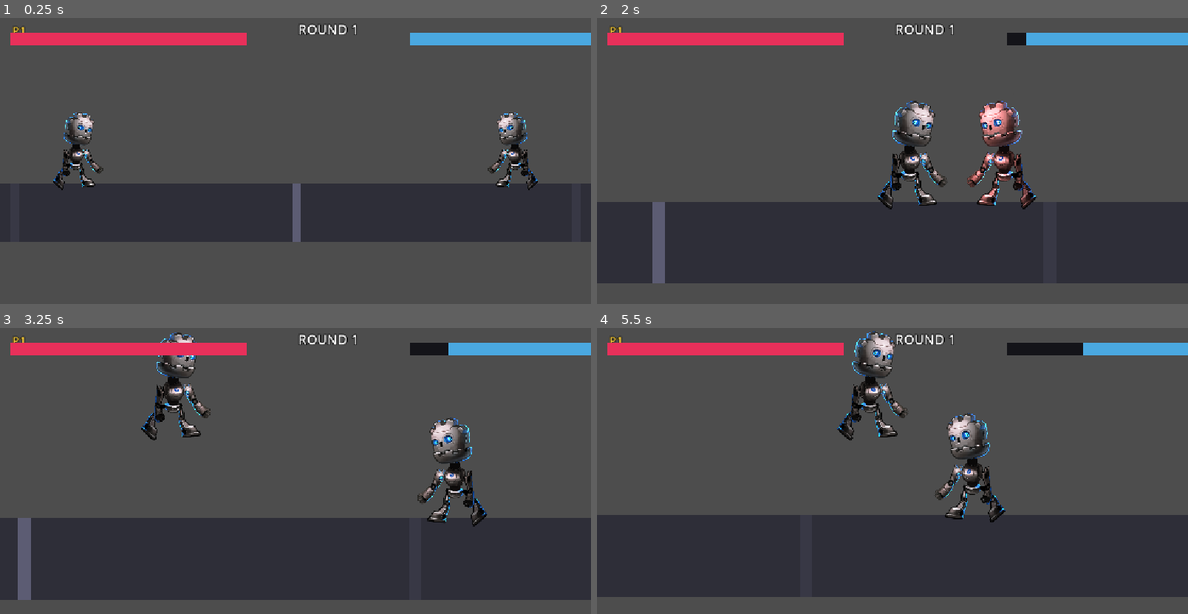
Above: before the commit, frames 1-4 (two rows, left to right).
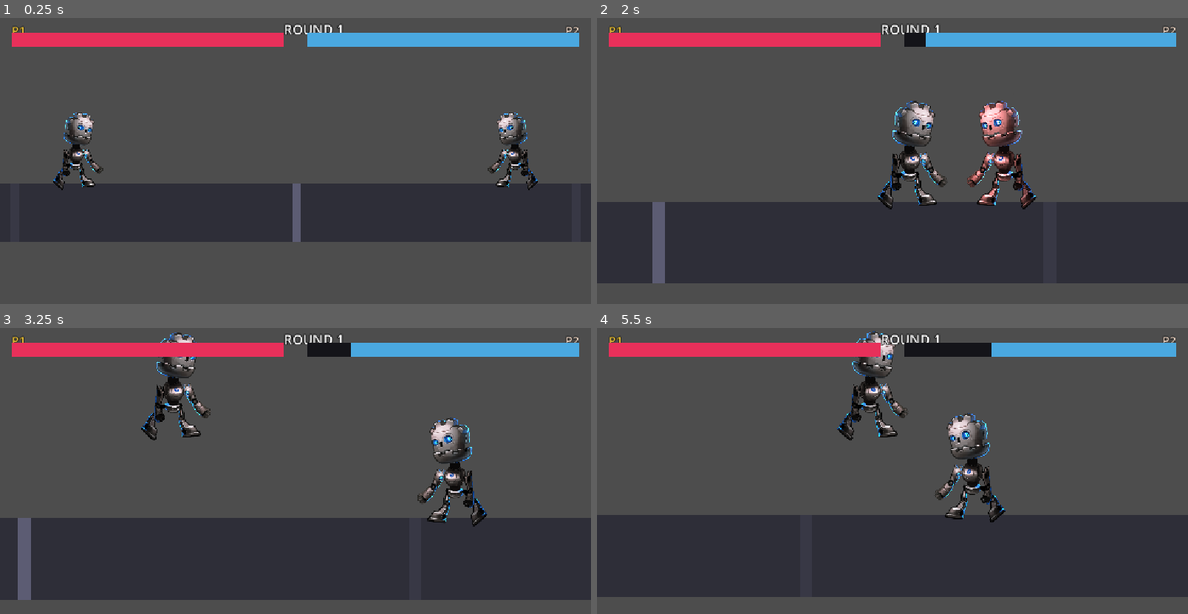
Above: after the commit, the same moments.

Repository: sausalito-labs/one-arcade
Game: Godot game, scene res://scenes/main_arena_2d.tscn
Two runs of this game, one before a commit and one after it. Both use one fixed random seed, a clock stepped at 60 frames per second and the inputs below.
Inputs:
- Up to frame 1 (0.25 s): no input
- Up to frame 2 (2 s): hold D (move_right) from 0.53 s (still down); tap J (jab) at 0.6, 1.55 s; tap Space (jump) at 0.77, 0.8, 1.07, 1.35, 1.52, 1.82 s
- Up to frame 3 (3.25 s): release D (move_right) at 2.03 s; hold A (move_left) 2.03-2.78 s; tap J (jab) at 2.1, 3.05 s; tap Space (jump) at 2.3, 3.02 s; hold D (move_right) from 2.78 s (still down); tap Shift (walk) at 2.85 s
- Up to frame 4 (5.5 s): tap Space (jump) at 3.32, 3.77, 3.8, 4.07, 4.35, 4.52, 4.82, 5.3 s; tap J (jab) at 3.6, 4.55, 5.1 s; release D (move_right) at 4.28 s; hold A (move_left) 4.28-5.03 s; hold D (move_right) from 5.03 s (still down)

The runs differ from the first frame. In frame 1, 1.9% of the frame differs, in the area x 1-100%, y 2-11%; in frame 2, 2.0%; in frame 3, 2.2%; in frame 4, 2.5%, in the area x 1-100%, y 1-11%.

Commit message:
feat: responsive full-width HP bars + mobile-only touch controls
- HUD bars now scale to viewport width (edge-to-edge on desktop and phone)
- Adds d-pad (left/right) + JAB/JUMP buttons as a CanvasLayer overlay
- Controls feed the same Input actions as the keyboard; hidden on desktop
  via coarse-pointer detection (matchMedia), shown on touch devices
- Verified in headless mobile emulation: walk, jab, hitstun, knockback and
  KO all work through on-screen buttons

Diff:
--- a/scenes/main_arena_2d.tscn
+++ b/scenes/main_arena_2d.tscn
@@ -3,6 +3,7 @@
 [ext_resource type="PackedScene" uid="uid://c8av6e2xj4of2" path="res://player_robot/player.tscn" id="1_u3vbg"]
 [ext_resource type="Script" path="res://src/fight_camera.gd" id="2_fight"]
 [ext_resource type="Script" path="res://src/fight_hud.gd" id="3_hud"]
+[ext_resource type="Script" path="res://src/touch_controls.gd" id="4_touch"]
 
 [sub_resource type="RectangleShape2D" id="RectangleShape2D_pwk2c"]
 size = Vector2(4000, 40)
@@ -255,3 +256,7 @@
 [node name="FightHud" type="CanvasLayer" parent="."]
 layer = 10
 script = ExtResource("3_hud")
+
+[node name="TouchControls" type="CanvasLayer" parent="."]
+layer = 20
+script = ExtResource("4_touch")
--- a/src/fight_hud.gd
+++ b/src/fight_hud.gd
@@ -1,17 +1,20 @@
 class_name FightHud
 extends CanvasLayer
 
-## Arcade fight HUD: two mortale-kombat-style health bars (P1 left, P2 right)
+## Arcade fight HUD: two mortal-combat-style health bars (P1 left, P2 right)
 ## with names above, plus a center round label and KO overlay.
-## Built entirely from Control nodes; no textures required.
+## Layout is responsive: bar widths track the viewport so they span the
+## device screen on desktop and mobile alike. Built from Control nodes only.
 
-const BAR_WIDTH := 460.0
-const BAR_HEIGHT := 24.0
+const MARGIN_F := 0.02
+const CENTER_GAP_F := 0.04
+const BAR_HEIGHT := 26.0
 const BAR_TOP := 30.0
 const BAR_COLORS := {1: Color("#e8305a"), 2: Color("#4aa8e0")}
 const NAME_COLORS := {1: Color("#ffd23f"), 2: Color("#ffe8d6")}
 
 var _fills: Dictionary = {}
+var _frames: Dictionary = {}
 var _names: Dictionary = {}
 var _ko_label: Label
 var _round_label: Label
@@ -20,13 +23,11 @@
 func _ready() -> void:
 	layer = 10
 	_build()
+	_relayout()
+	get_viewport().size_changed.connect(_relayout)
 	FightSystem.health_changed.connect(func(fid: int, hp: float) -> void:
 		if _fills.has(fid):
-			var new_width: float = BAR_WIDTH * (hp / FightSystem.MAX_HEALTH)
-			_fills[fid].size.x = new_width
-			# P2 bar shrinks from the left (toward center) — shift position right.
-			if fid == 2:
-				_fills[fid].position.x = 1280.0 - 20.0 - new_width
+			_update_fill(fid, hp)
 	)
 	FightSystem.fighter_ko.connect(func(fid: int) -> void:
 		_show_ko(fid)
@@ -48,7 +49,9 @@
 	round.add_theme_color_override("font_outline_color", Color("#000000"))
 	round.add_theme_constant_override("outline_size", 6)
 	round.position = Vector2(0, 4)
-	round.size = Vector2(1280, 30)
+	round.size = Vector2(1, 30)
+	round.size_flags_horizontal = Control.SIZE_EXPAND_FILL
+	round.set_anchors_preset(Control.PRESET_TOP_WIDE)
 	round.mouse_filter = Control.MOUSE_FILTER_IGNORE
 	root.add_child(round)
 	_round_label = round
@@ -63,34 +66,19 @@
 		name_label.add_theme_color_override("font_outline_color", Color("#000000"))
 		name_label.add_theme_constant_override("outline_size", 5)
 		name_label.mouse_filter = Control.MOUSE_FILTER_IGNORE
-		if is_left:
-			name_label.position = Vector2(24, 8)
-		else:
-			name_label.size = Vector2(BAR_WIDTH, 24)
+		if not is_left:
 			name_label.horizontal_alignment = HORIZONTAL_ALIGNMENT_RIGHT
-			name_label.position = Vector2(1280 - 24 - BAR_WIDTH, 8)
 		root.add_child(name_label)
 		_names[fighter_id] = name_label
 
-		# Bar frame.
 		var frame := ColorRect.new()
 		frame.color = Color(0.08, 0.08, 0.1)
-		if is_left:
-			frame.position = Vector2(20, BAR_TOP)
-		else:
-			frame.position = Vector2(1280 - 20 - BAR_WIDTH, BAR_TOP)
-		frame.size = Vector2(BAR_WIDTH, BAR_HEIGHT)
 		frame.mouse_filter = Control.MOUSE_FILTER_IGNORE
 		root.add_child(frame)
+		_frames[fighter_id] = frame
 
-		# HP fill. For P1 it drains from the right; anchor to the left edge.
 		var fill := ColorRect.new()
 		fill.color = BAR_COLORS[fighter_id]
-		fill.size = Vector2(BAR_WIDTH, BAR_HEIGHT)
-		if is_left:
-			fill.position = Vector2(20, BAR_TOP)
-		else:
-			fill.position = Vector2(1280 - 20 - BAR_WIDTH, BAR_TOP)
 		fill.mouse_filter = Control.MOUSE_FILTER_IGNORE
 		root.add_child(fill)
 		_fills[fighter_id] = fill
@@ -108,6 +96,47 @@
 	root.add_child(_ko_label)
 
 
+## Recompute layout after a resize: bars scale with the viewport so they
+## always span the screen edge-to-edge with a small symmetric margin.
+func _relayout() -> void:
+	var vw: float = get_viewport().get_visible_rect().size.x
+	var margin: float = vw * MARGIN_F
+	var gap: float = vw * CENTER_GAP_F
+	var bar_w: float = (vw - margin * 2.0 - gap) / 2.0
+	if bar_w <= 0.0:
+		return
+
+	for fighter_id: int in [1, 2]:
+		var is_left: bool = fighter_id == 1
+		var x: float = margin if is_left else vw - margin - bar_w
+
+		_frames[fighter_id].position = Vector2(x, BAR_TOP)
+		_frames[fighter_id].size = Vector2(bar_w, BAR_HEIGHT)
+		# Name label sits directly above its bar, full bar-width wide.
+		_names[fighter_id].position = Vector2(x, 8)
+		_names[fighter_id].size = Vector2(bar_w, 22)
+
+		var fill: ColorRect = _fills[fighter_id]
+		fill.position = Vector2(x, BAR_TOP)
+		fill.size = Vector2(bar_w, BAR_HEIGHT)
+		# Anchor side that must stay fixed when the bar drains toward center:
+		# P1 drains from the right (anchored left), P2 from the left (anchored right).
+		fill.set_meta("anchor_x", x if is_left else vw - margin)
+		_update_fill(fighter_id, FightSystem.health[fighter_id])
+
+
+func _update_fill(fighter_id: int, hp: float) -> void:
+	var fill: ColorRect = _fills[fighter_id]
+	var vw: float = get_viewport().get_visible_rect().size.x
+	var margin: float = vw * MARGIN_F
+	var gap: float = vw * CENTER_GAP_F
+	var bar_w: float = (vw - margin * 2.0 - gap) / 2.0
+	var new_width: float = bar_w * (hp / FightSystem.MAX_HEALTH)
+	var anchor_x: float = fill.get_meta("anchor_x")
+	fill.position.x = anchor_x - new_width if fighter_id == 2 else anchor_x
+	fill.size.x = new_width
+
+
 func _show_ko(koed_id: int) -> void:
 	var winner: int = 1 if koed_id == 2 else 2
 	_ko_label.text = "%s WINS\nKO!" % ("P1" if winner == 1 else "P2")
--- /dev/null
+++ b/src/touch_controls.gd
@@ -0,0 +1,127 @@
+class_name TouchControls
+extends CanvasLayer
+
+## Mobile-only on-screen controls: a d-pad (left/right) on the bottom-left
+## and jab/jump buttons on the bottom-right. Hidden on desktop/keyboard.
+## Feeds the same Input actions the keyboard drives, so the player code is
+## untouched. Pure Control nodes; no textures.
+
+const PAD_BTN := 72.0
+const ACT_BTN := 88.0
+const CORNER_MARGIN := 36.0
+const BTN_GAP := 16.0
+
+var _left: Button
+var _right: Button
+var _jab: Button
+var _jump: Button
+
+
+func _ready() -> void:
+	layer = 20
+	_build()
+	visible = _is_touch_device()
+	get_viewport().size_changed.connect(_relayout)
+
+
+func _is_touch_device() -> bool:
+	# Web: primary pointer is coarse on phones/tablets, fine on desktops.
+	# This is the reliable "is this a phone" signal (better than maxTouchPoints,
+	# which is >0 on touch-capable laptops too).
+	if OS.has_feature("web"):
+		var coarse: bool = JavaScriptBridge.eval("window.matchMedia('(pointer: coarse)').matches")
+		if coarse:
+			return true
+	# Native fallback (mobile builds/renderer): trust the touchscreen flag.
+	return DisplayServer.is_touchscreen_available()
+
+
+func _build() -> void:
+	var root := Control.new()
+	root.set_anchors_preset(Control.PRESET_FULL_RECT)
+	root.mouse_filter = Control.MOUSE_FILTER_IGNORE
+	add_child(root)
+
+	# D-pad: left/right. Semi-transparent so they don't hide the action.
+	_left = _make_pad("◀", Color(1, 1, 1, 0.22))
+	_left.button_down.connect(func() -> void: Input.action_press(&"move_left"))
+	_left.button_up.connect(func() -> void: Input.action_release(&"move_left"))
+	_right = _make_pad("▶", Color(1, 1, 1, 0.22))
+	_right.button_down.connect(func() -> void: Input.action_press(&"move_right"))
+	_right.button_up.connect(func() -> void: Input.action_release(&"move_right"))
+	root.add_child(_left)
+	root.add_child(_right)
+
+	# Action buttons: jab (punch) and jump, right thumb area.
+	_jab = _make_act("JAB", Color("#e8305a"))
+	_jab.pressed.connect(func() -> void:
+		Input.action_press(&"jab")
+		# Hold the pressed state long enough for a clean is_action_just_pressed
+		# frame, then release so a fresh tap registers as a new press.
+		get_tree().create_timer(0.12).timeout.connect(func() -> void:
+			Input.action_release(&"jab")
+		)
+	)
+	_jump = _make_act("JUMP", Color("#ffd23f"))
+	_jump.pressed.connect(func() -> void: Input.action_press(&"jump"))
+	_jump.button_up.connect(func() -> void: Input.action_release(&"jump"))
+	root.add_child(_jab)
+	root.add_child(_jump)
+
+	_relayout()
+
+
+func _make_pad(text: String, color: Color) -> Button:
+	var b := Button.new()
+	b.text = text
+	b.focus_mode = Control.FOCUS_NONE
+	b.add_theme_font_size_override("font_size", 34)
+	b.custom_minimum_size = Vector2(PAD_BTN, PAD_BTN)
+	var sb := StyleBoxFlat.new()
+	sb.bg_color = color
+	sb.set_corner_radius_all(18)
+	sb.set_border_width_all(2)
+	sb.border_color = Color(1, 1, 1, 0.35)
+	sb.content_margin_left = 0
+	sb.content_margin_right = 0
+	sb.content_margin_top = 0
+	sb.content_margin_bottom = 0
+	b.add_theme_stylebox_override("normal", sb)
+	return b
+
+
+func _make_act(text: String, color: Color) -> Button:
+	var b := Button.new()
+	b.text = text
+	b.focus_mode = Control.FOCUS_NONE
+	b.add_theme_font_size_override("font_size", 26)
+	b.custom_minimum_size = Vector2(ACT_BTN, ACT_BTN)
+	var sb := StyleBoxFlat.new()
+	sb.bg_color = Color(color, 0.7)
+	sb.set_corner_radius_all(44)
+	sb.set_border_width_all(3)
+	sb.border_color = color
+	sb.content_margin_left = 0
+	sb.content_margin_right = 0
+	sb.content_margin_top = 0
+	sb.content_margin_bottom = 0
+	b.add_theme_stylebox_override("normal", sb)
+	return b
+
+
+## Anchor the clusters to the bottom corners, scaled to the viewport width so
+## they stay thumb-friendly in landscape and portrait.
+func _relayout() -> void:
+	var vw: float = get_viewport().get_visible_rect().size.x
+	var vh: float = get_viewport().get_visible_rect().size.y
+	var scale: float = clampf(vw / 1280.0, 0.7, 1.4)
+	var pad: float = PAD_BTN * scale
+	var act: float = ACT_BTN * scale
+	var margin: float = CORNER_MARGIN * scale
+	var gap: float = BTN_GAP * scale
+	var bottom := vh - margin
+
+	_left.position = Vector2(margin, bottom - pad)
+	_right.position = Vector2(margin + pad + gap, bottom - pad)
+	_jab.position = Vector2(vw - margin - act, bottom - act)
+	_jump.position = Vector2(vw - margin - act * 2.0 - gap, bottom - act)
